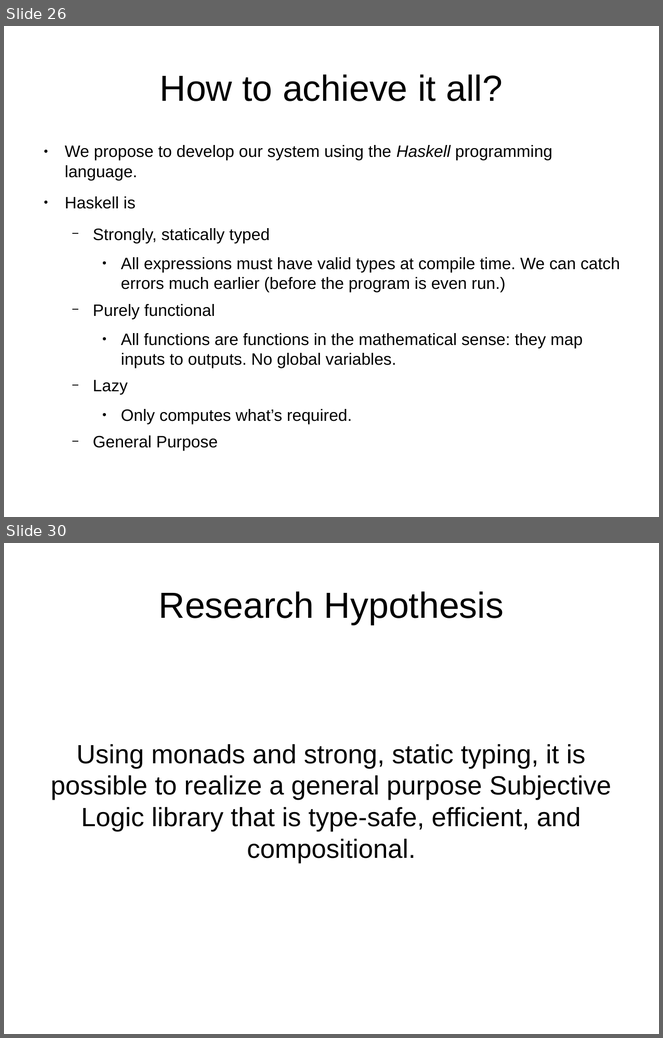
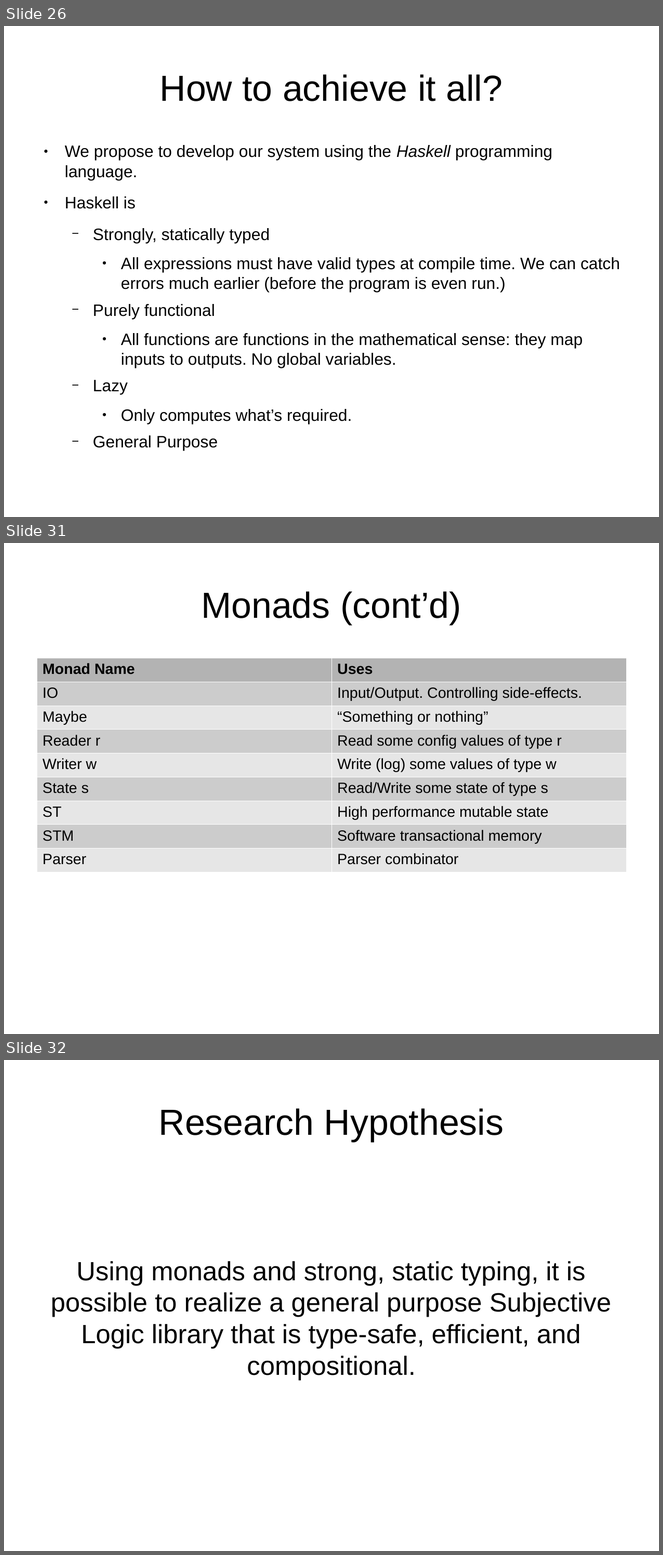
Before and after one commit to bstamour/SLHS, a slide deck: docs/proposal-from-bob.odp. Shown one above the other, each under a label of ours: slides 26 and 30 before the commit, slides 26, 31 and 32 after it; the slides between them are not shown. The pictures are 663x1038 and 663x1555 pixels, drawn with LibreOffice and Linux fonts; fonts in the diff are those of the drawing. Boxes give left, top, right and bottom in pixels: in the first picture for what was removed or moved away, otherwise in the second. Text is boxed around its words. In the diff, an @@ line names an element or a change of style, - is before the commit and + after.

Commit message:
monad section

```diff
--- a/docs/proposal-from-bob.odp
+++ b/docs/proposal-from-bob.odp
@@ slide 31 added at [4, 543, 659, 1034], background #FFFFFF @@
@@ title added at [201, 591, 462, 625], 44 pt, text #000000 @@
+Monads (cont’d)
@@ table added at [37, 658, 626, 867], 9 rows, 2 columns @@
+Monad Name | Uses
+IO | Input/Output. Controlling side-effects.
+Maybe | “Something or nothing”
+Reader r | Read some config values of type r
+Writer w | Write (log) some values of type w
+State s | Read/Write some state of type s
+ST | High performance mutable state
+STM | Software transactional memory
+Parser | Parser combinator
@@ what was slide 30 is now slide 32 @@
```
Also in this commit, not shown: 2 slides changed, 2 other slides added, 1 slide removed.
